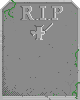
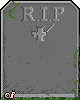
Layered file, before and after one edit (80x100). Changes by layer:
painted on "Layer" over [0, 0, 80, 100]
added layer "Layer #1" over [0, 0, 80, 100]
